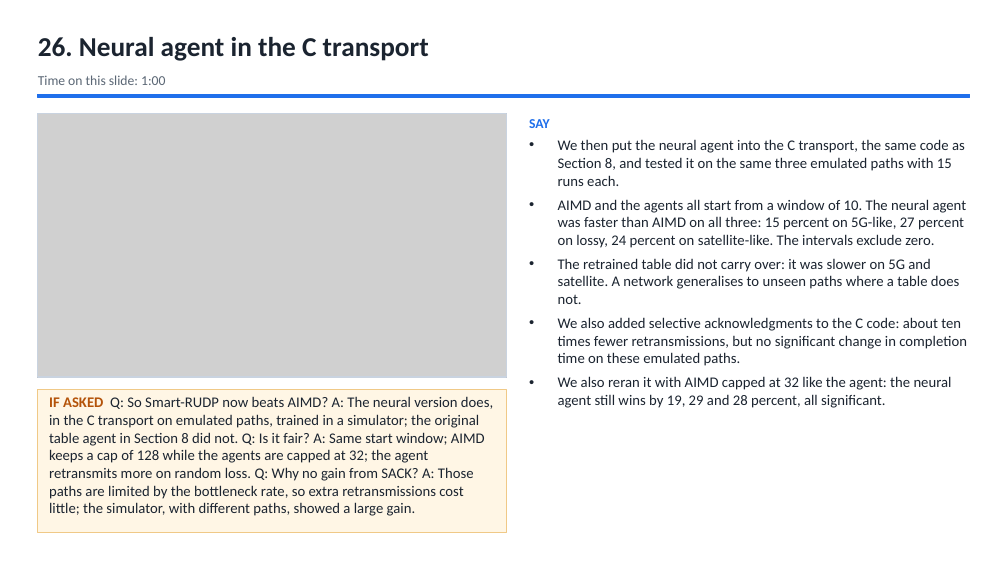
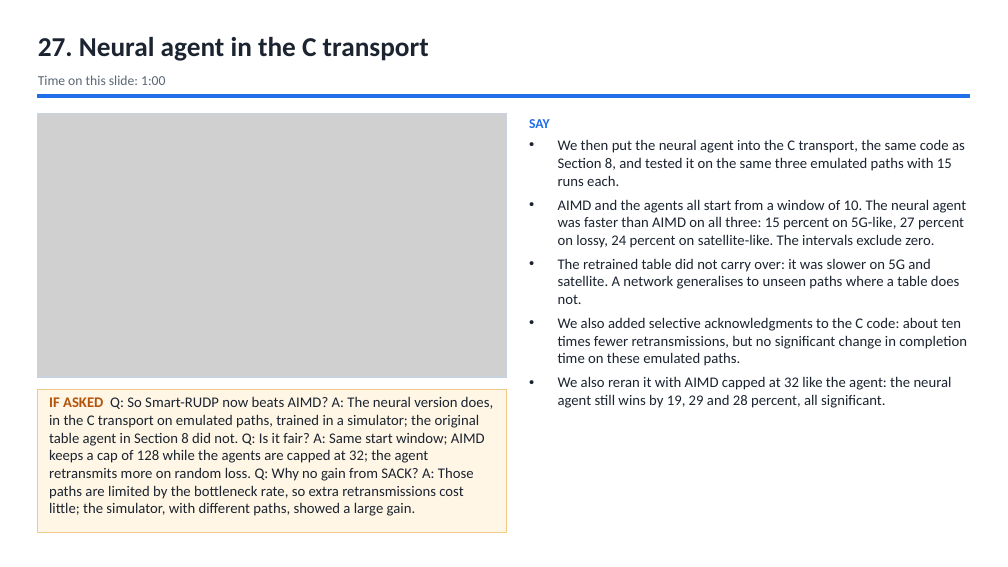
Before and after one commit to Capsturrrr/REPLIC, a slide deck: slide 29 of docs/final/RUDP_Host_Guide.pptx (slide 28 before the commit). Drawn at 1008x567 pixels with LibreOffice and Linux fonts; fonts in the diff are those of the drawing; grey boxes stand for pictures. Boxes give left, top, right and bottom in pixels: in the first picture for what was removed or moved away, otherwise in the second. Text is boxed around its words. In the diff, an @@ line names an element or a change of style, - is before the commit and + after.

```diff
--- a/docs/final/RUDP_Host_Guide.pptx
+++ b/docs/final/RUDP_Host_Guide.pptx
@@ text at [38, 37, 429, 61]: text changed @@
-26. Neural agent in the C transport
+27. Neural agent in the C transport
```
Also in this commit, not shown: 38 other slides changed, 1 slide added, 6 other files.
